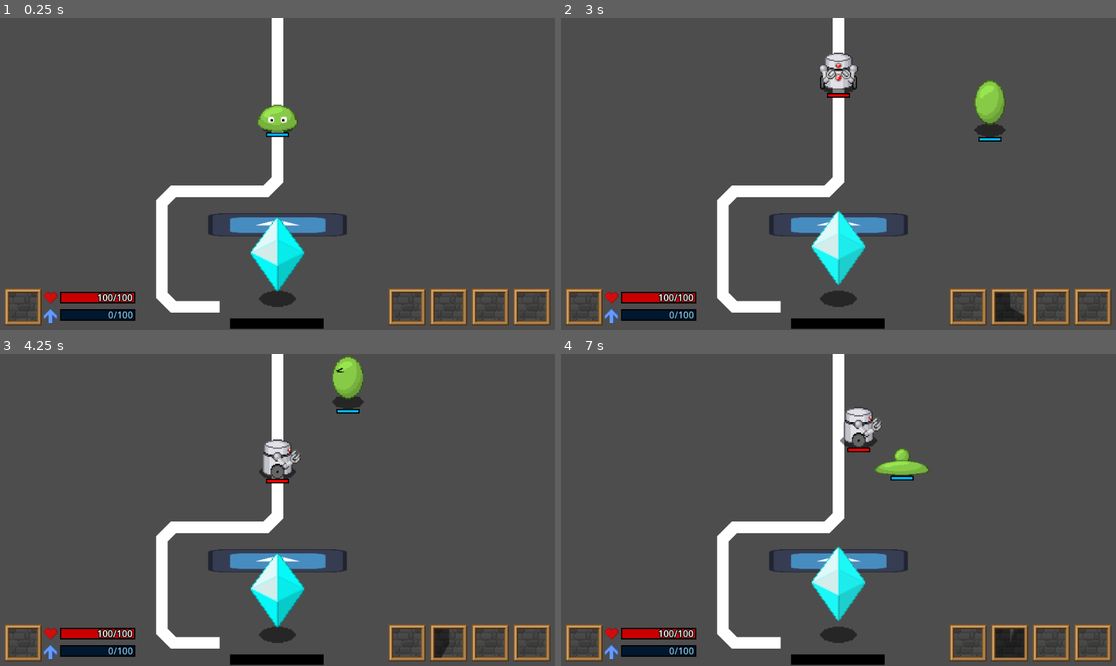
Above: before the commit, frames 1-4 (two rows, left to right).
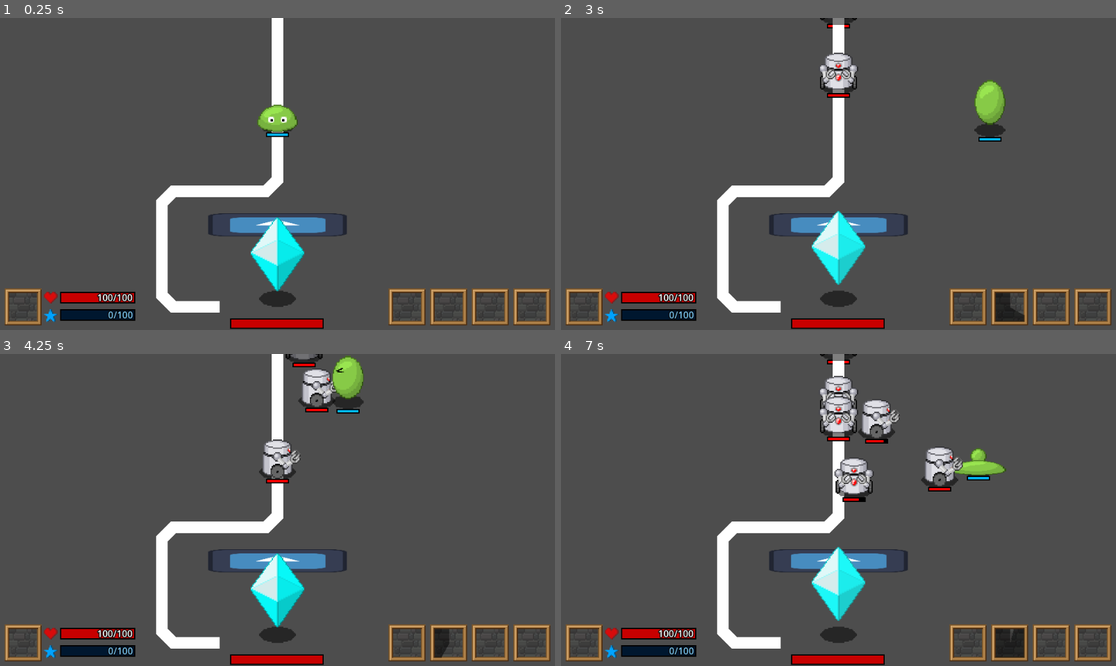
Above: after the commit, the same moments.

Repository: EthanLac13/monsters_vs_machines
Game: Godot game, scene res://scenes/MainScene.tscn
The game is run twice, just before and just after one commit, with the same random seed, the same clock (stepped at 60 frames per second) and the same inputs. The engine's default icon, where the game draws it, is replaced by a stand-in: a white triangle on a blue panel in a dark square.
Inputs:
- Up to frame 1 (0.25 s): no input
- Up to frame 2 (3 s): hold Right (InputRight) 0.53-1.28 s; tap Q (UseMove1) at 0.6, 1.55, 2.1 s; tap W (UseMove2) at 0.8, 1.35, 2.3, 2.85 s; hold Down (InputDown) 1.28-2.03 s; hold Right (InputRight) 2.03-2.78 s; hold Up (InputUp) from 2.78 s (still down)
- Up to frame 3 (4.25 s): tap Q (UseMove1) at 3.05, 3.6 s; release Up (InputUp) at 3.53 s; hold Left (InputLeft) from 3.53 s (still down); tap W (UseMove2) at 3.8 s
- Up to frame 4 (7 s): tap W (UseMove2) at 4.35, 5.3, 5.85, 6.8 s; tap Q (UseMove1) at 4.55, 5.1, 6.05, 6.6 s; release Left (InputLeft) at 5.03 s; hold Down (InputDown) 5.03-5.78 s; hold Right (InputRight) 5.78-6.53 s; hold Up (InputUp) from 6.53 s (still down)

The runs differ from the first frame. In frame 1, 0.5% of the frame differs, in the area x 7-59%, y 93-100%; in frame 2, 0.7%; in frame 3, 1.4%; in frame 4, 5.2%, in the area x 7-81%, y 0-100%.

Commit message:
Worked on EXP mechanics

Diff:
--- a/data/levels/world_0/map_0/stage_0.json
+++ b/data/levels/world_0/map_0/stage_0.json
@@ -4,11 +4,11 @@
 			"spawns": [
 				{
 					"id": 0,
-					"amount": 1,
+					"amount": 10,
 					"spawn_area": 0,
 
 					"start_secs": 1.0,
-					"respawn_secs": 0.5
+					"respawn_secs": 1.0
 				}
 			]
 		}
--- a/data/player_stat_data.json
+++ b/data/player_stat_data.json
@@ -0,0 +1,31 @@
+{
+	"0": {
+		"base_stats": {
+			"hp": 100,
+			"attack": 30,
+			"defense": 5,
+			"magic_attack": 5,
+			"magic_defense": 15,
+			"move_speed": 2.0
+		},
+		"max_level_stats": {
+			"hp": 300,
+			"attack": 60,
+			"defense": 10,
+			"magic_attack": 10,
+			"magic_defense": 30,
+			"move_speed": 2.0
+		},
+
+		"base_attack_scenes": [
+			"res://scenes/skills/heroes/slime/slime_tackle/SkillSlimeTackle.tscn",
+			"res://scenes/skills/heroes/slime/slime_shot/SkillSlimeShot.tscn"
+		],
+		"unlockable_attacks": [
+			{
+				"scene": "res://scenes/skills/heroes/slime/slime_tackle/SkillSlimeTackle.tscn",
+				"cost": 1000
+			}
+		]
+	}
+}
--- /dev/null
+++ b/scenes/battle/EXPHandler.tscn
@@ -0,0 +1,6 @@
+[gd_scene format=3 uid="uid://s76ydjhv2ldl"]
+
+[ext_resource type="Script" uid="uid://blqklm4od5nx2" path="res://scenes/battle/exp_handler.gd" id="1_3s8m7"]
+
+[node name="EXPHandler" type="Node2D" unique_id=1835735403]
+script = ExtResource("1_3s8m7")
--- /dev/null
+++ b/scenes/battle/exp_handler.gd
@@ -0,0 +1,25 @@
+extends Node2D
+
+var current_level: int = 0
+var max_level: int = 20
+
+var current_exp: int = 0
+var exp_to_next_level: int = 100
+var added_level_exp: int = 50
+
+# Adds EXP and checks for level-ups
+func add_exp(given_exp: int = 0):
+	if given_exp != 0:
+		current_exp += given_exp
+
+		while current_exp >= exp_to_next_level: # We can level up multiple times off of one instance of EXP
+			level_up()
+			current_exp -= exp_to_next_level # Remove this EXP, since we got to the next level
+			exp_to_next_level += added_level_exp # Next level takes more EXP to get to
+
+	get_parent().hud.update_exp_bar(current_exp, exp_to_next_level)
+
+# Increments level and recalculates stats
+func level_up():
+	current_level += 1
+	get_parent().hud.update_level(current_level)
--- a/scenes/characters/base_ai_controller.gd
+++ b/scenes/characters/base_ai_controller.gd
@@ -34,6 +34,8 @@
 	controlled_entity.stats_data.base_stats.magic_defense = stats.magic_defense
 
 	controlled_entity.move_speed = stats.movement_speed
+
+	controlled_entity.exp_yield = stats.exp_yield
 
 	controlled_entity.can_flinch = stats.can_flinch
 	controlled_entity.weight = stats.weight
--- a/scenes/characters/enemies/enemy_stat_block.gd
+++ b/scenes/characters/enemies/enemy_stat_block.gd
@@ -16,6 +16,8 @@
 @export var magic_defense: int = 0 ## Entity's elemental defense; subtracted from incoming elemental attacks
 @export var movement_speed: float = 0 ## How fast the entity moves, in pixels per frame
 
+@export var exp_yield: int = 1 ## How much EXP the enemy gives when destroyed
+
 # Other qualities
 @export var weight: float = 10.0 ## Affects how far the entity is knocked back. Set to -1 to make it still play the pain anim, but not move.
 @export var can_flinch: bool = true ## Controls whether the entity can flinch from attacks
--- a/scenes/characters/enemies/sentry_droid/EnemySentryDroid.tscn
+++ b/scenes/characters/enemies/sentry_droid/EnemySentryDroid.tscn
@@ -1496,6 +1496,7 @@
 health = 100
 attack = 5
 movement_speed = 1.0
+exp_yield = 25
 
 [node name="AnimationPlayer" type="AnimationPlayer" parent="." unique_id=352887532]
 libraries/ = SubResource("AnimationLibrary_ao34y")
--- a/scenes/entity_test.gd
+++ b/scenes/entity_test.gd
@@ -66,6 +66,8 @@
 var dying: bool = false
 var death_timer: int = 0
 
+var exp_yield: int = 0
+
 var disabled_nodes_on_flinch = []
 
 var status_effects = {
@@ -296,7 +298,7 @@
 			current_skill_scene.position.x = 0
 			current_skill_scene.position.y = 0
 
-			print(current_skill_scene.charge_frames)
+			#print(current_skill_scene.charge_frames)
 			if current_skill_scene.charge_frames == 0:
 				current_skill_scene.state = 1
 
@@ -327,7 +329,7 @@
 			for status_effect in hitbox.status_effects:
 				if !status_effects.has(status_effect):
 					status_effects[status_effect] = hitbox.status_effects[status_effect]
-			print(status_effects)
+			#print(status_effects)
 
 			# Flinch from the hit if we're supposed to
 			if stats_data.hp > 0:
@@ -355,6 +357,8 @@
 					mercy_timer = mercy_timer_max
 			else:
 				set_death_state()
+				give_exp()
+
 				is_flinching = true
 				flinch_timer = 80
 				flinch_timer_max = 80
@@ -370,3 +374,7 @@
 	can_move = false
 	animation_object.change_animation("death")
 	#animation_object.hop(30.0, 20.0)
+
+# Give EXP to the player upon death
+func give_exp():
+	get_parent().get_node("PlayerInputController").get_node("EXPHandler").add_exp(exp_yield)
--- a/scenes/hud/HUD.tscn
+++ b/scenes/hud/HUD.tscn
@@ -178,8 +178,24 @@
 autowrap_mode = 0
 horizontal_alignment = 2
 
+[node name="LevelText" type="RichTextLabel" parent="." unique_id=189941064]
+anchors_preset = 2
+anchor_top = 1.0
+anchor_bottom = 1.0
+offset_left = 108.0
+offset_top = -38.0
+offset_right = 182.0
+offset_bottom = -15.0
+grow_vertical = 0
+theme_override_colors/default_color = Color(0.5019608, 0.8156863, 1, 1)
+theme_override_colors/font_outline_color = Color(0, 0, 0, 1)
+theme_override_constants/outline_size = 6
+theme_override_font_sizes/normal_font_size = 16
+fit_content = true
+scroll_active = false
+autowrap_mode = 0
+
 [node name="CrystalHealthBar" type="ProgressBar" parent="." unique_id=1823507375]
-modulate = Color(0, 0.72156864, 0.972549, 1)
 anchors_preset = 7
 anchor_left = 0.5
 anchor_top = 1.0
--- a/scenes/hud/hud.gd
+++ b/scenes/hud/hud.gd
@@ -4,6 +4,8 @@
 var crystal_node: Node2D
 
 var skill_buttons: Array[TextureRect]
+
+var gauge_text_template: String = "%d/%d"
 
 func _ready() -> void:
 	# Scale is set to 0.5 by default, so it looks okay in the editor
@@ -35,3 +37,12 @@
 # Updates the crystal HP bar at the bottom of the screen
 func update_crystal_hp():
 	$CrystalHealthBar.value = crystal_node.stats_data.hp / float(crystal_node.stats_data.max_hp)
+
+# Updates the player's EXP
+func update_exp_bar(current_exp: float, exp_to_max: float):
+	$EXPText.text = gauge_text_template % [current_exp, exp_to_max]
+	$EXPBar.value = current_exp / exp_to_max
+
+# Updates the player's level
+func update_level(current_level: int):
+	$LevelText.text = str(current_level)
--- a/scenes/player_input_controller.gd
+++ b/scenes/player_input_controller.gd
@@ -4,11 +4,17 @@
 
 @export var hud: CanvasLayer
 
+var exp_handler_scene: PackedScene = load("res://scenes/battle/EXPHandler.tscn")
+
 var spawned_enemy
 
 func _ready() -> void:
 	controlled_object.ai_controller = self
 	controlled_object.hud = hud
+
+	# Add EXP points handler to player
+	var my_exp_handler = exp_handler_scene.instantiate()
+	add_child(my_exp_handler)
 
 func _process(delta: float):
 	if Input.is_action_pressed("InputRight"):
Not shown, added: scenes/battle/exp_handler.gd.uid
Binary file changed: sprites/hud_sprites/exp_icon_gui.png
